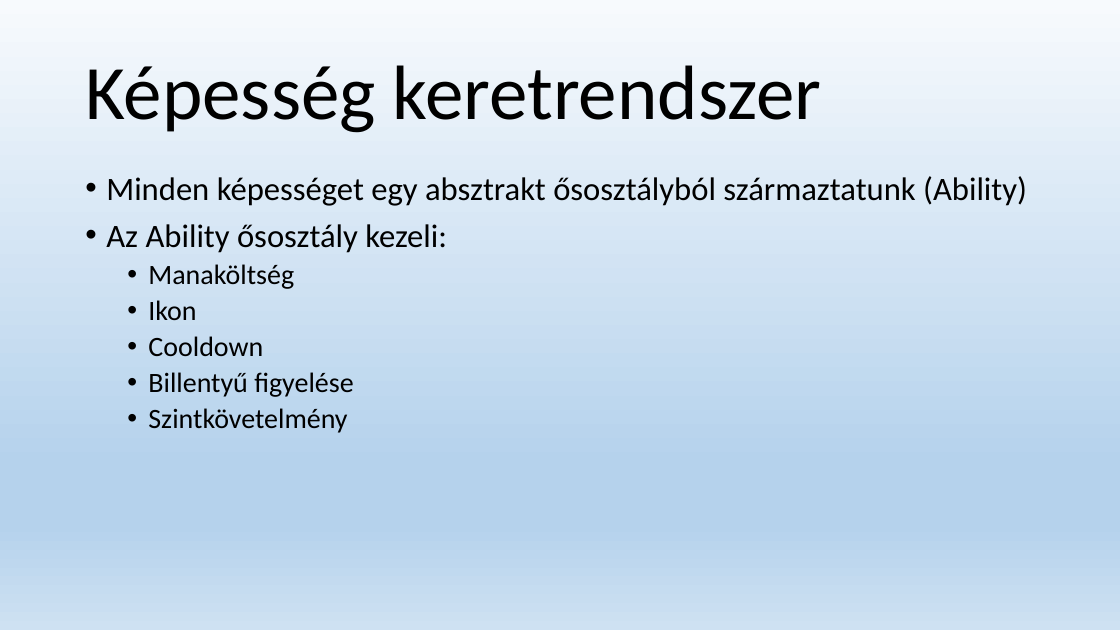
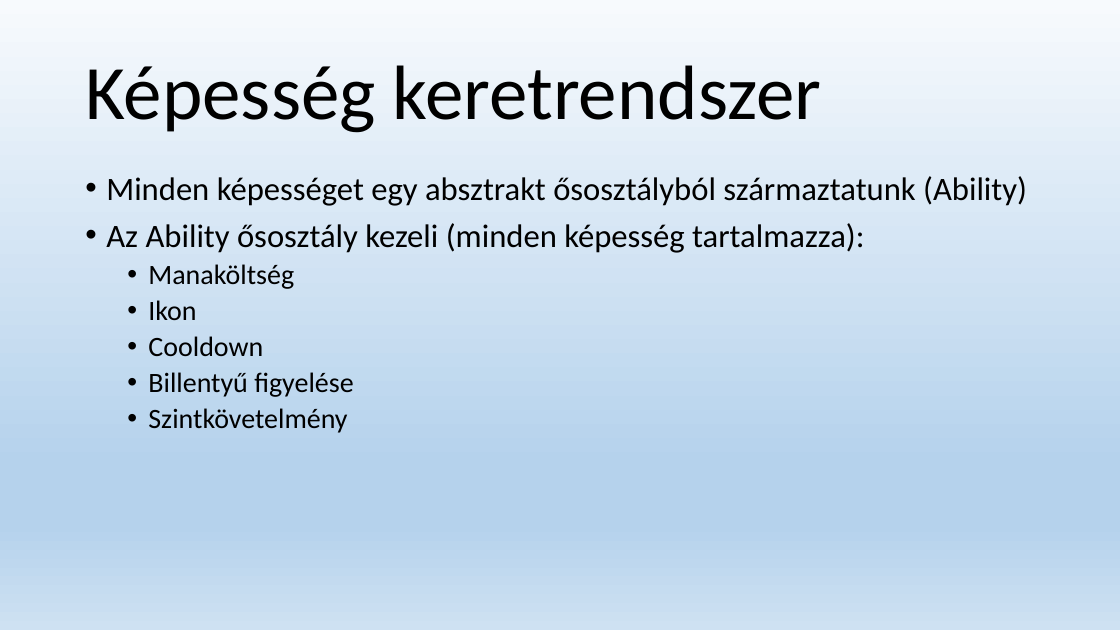
Before and after one commit to onezer/onallo_labor, a slide deck: slide 9 of Előadás.pptx. Drawn at 1120x630 pixels with LibreOffice and Linux fonts; fonts in the diff are those of the drawing. Boxes give left, top, right and bottom in pixels: in the first picture for what was removed or moved away, otherwise in the second. Text is boxed around its words. In the diff, an @@ line names an element or a change of style, - is before the commit and + after.

```diff
--- a/Előadás.pptx
+++ b/Előadás.pptx
@@ text at bbox=[106, 223, 864, 253]: text changed @@
-• Az Ability ősosztály kezeli:
+• Az Ability ősosztály kezeli (minden képesség tartalmazza):
```
Also in this commit, not shown: 1 other slide changed, 1 slide added.
